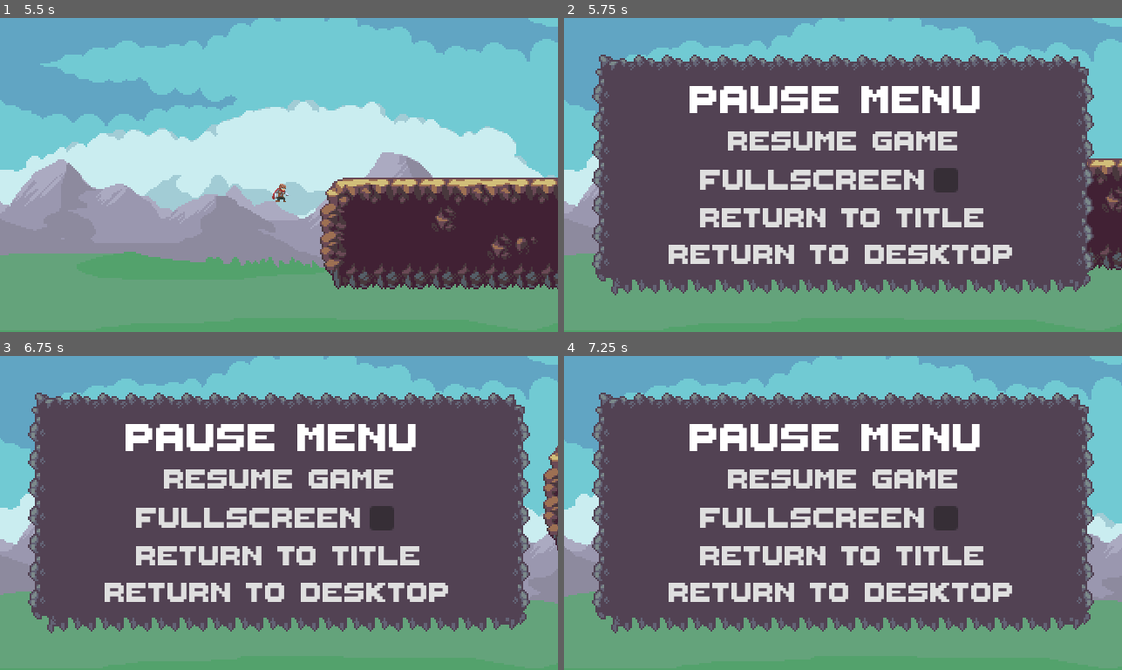
Above: before the commit, frames 1-4 (two rows, left to right).
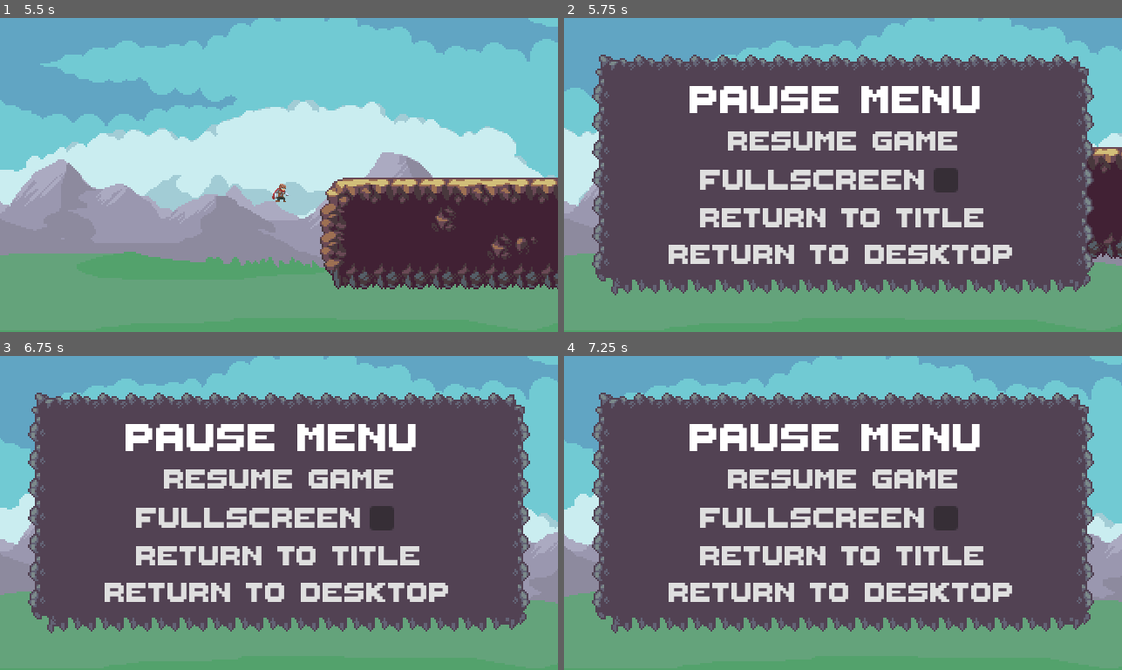
Above: after the commit, the same moments.

Repository: strangerthandev115/HackMT2024
Game: Godot game, scene res://scenes/main/main.tscn
Two runs of this game, one before a commit and one after it. Both use one fixed random seed, a clock stepped at 60 frames per second and the inputs below.
Inputs:
- Up to frame 1 (5.5 s): click "Start Game" at 0.5 s; click "Start Game" at 1.25 s; hold Down (crouch) 2.03-2.78 s; hold Right (right) 2.03-3.53 s; tap Space (jump) at 2.27, 3.02, 4.52, 5.27 s; tap Down (crouch) at 2.85, 4.35 s; hold Left (left) 3.53-4.28 s; hold Down (crouch) 3.53-4.28 s; hold Right (right) from 4.28 s (still down); hold Down (crouch) from 5.03 s (still down)
- Up to frame 2 (5.75 s): keep holding Right (right); keep holding Down (crouch); tap Escape (pause) at 5.65 s
- Up to frame 3 (6.75 s): release Right (right) at 5.78 s; release Down (crouch) at 5.78 s; hold Left (left) 5.78-6.5 s; tap Down (crouch) at 5.85 s; tap Space (jump) at 6.02 s; click "Resume game" at 6.5 s
- Up to frame 4 (7.25 s): no input

Frame 1 is identical in both runs. In frame 2, 5.8% of the frame differs, in the area x 0-100%, y 0-81%; in frame 3, 0.6%; in frame 4, less than 0.1%.

Commit message:
Pause Bug Fix?

Diff:
--- a/scenes/pause_screen/pause_screen.gd
+++ b/scenes/pause_screen/pause_screen.gd
@@ -7,9 +7,9 @@
 	# Hide pause menu once in tree
 	hide()
 
-func _input(event):
+func _process(delta):
 	# Check if esc is pressed and swap paused state
-	if event.is_action_pressed("pause"):
+	if Input.is_action_pressed("pause"):
 		if pause == false:
 			get_tree().paused = true
 			show()
